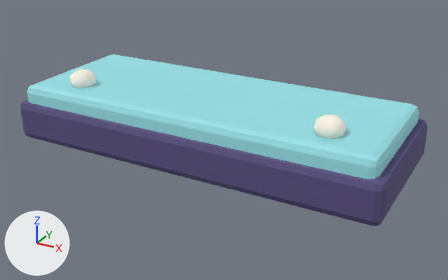
Before and after pictures for a commit that changed the glTF model assets/castle/pearl_kit/pearl_music_bar_4.glb.
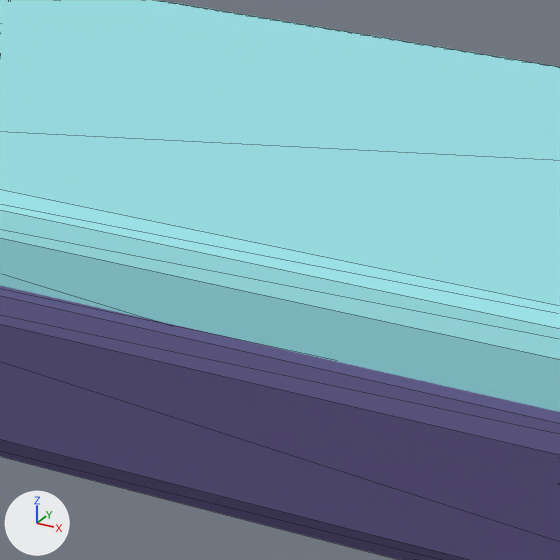
Each version is shown whole from a 50 mm lens placed at (4.96, -8.73, 4.36), pointed at (0.19, -0.06, 0.02), then close up on the part from 26% to 53% of the width and 22% to 65% of the height. The lights are fixed; the arrows at lower left show +X, +Y and +Z. The first two pictures are the older version. The close-ups show mesh edges as thin lines. Vertices at exactly the same position are counted once.

Names of what the first close-up shows: 'pearl_music_bar_4.001'.
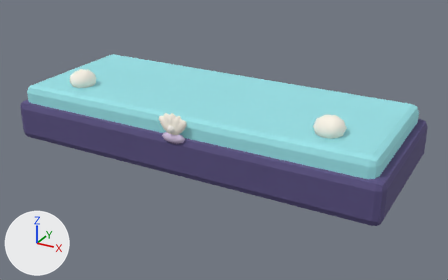
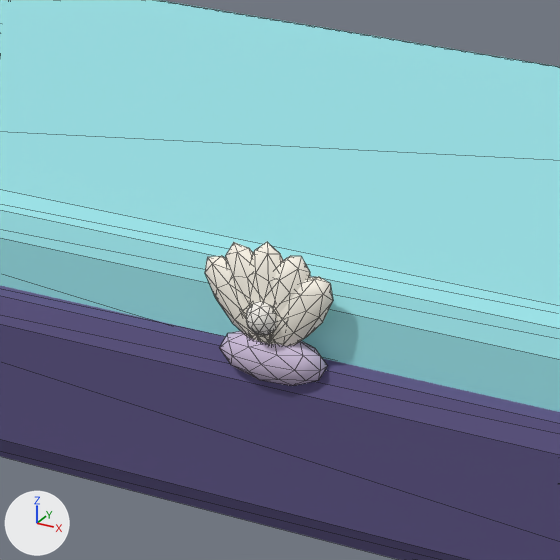
Scene script edits in JSON lines:
```json
{"op": "add", "block": "mat_mrc_pearl", "code": ["mat_mrc_pearl = principled_material('MRC_pearl')", "mat_mrc_pearl.base_color = (0.91, 0.88, 0.83)  # white #f5f1eb", "mat_mrc_pearl.roughness = 0.82"]}
{"op": "add", "block": "mat_mrc_lavender", "code": ["mat_mrc_lavender = principled_material('MRC_lavender')", "mat_mrc_lavender.base_color = (0.66, 0.55, 0.76)  # pale blue #d4c4e2", "mat_mrc_lavender.roughness = 0.82"]}
{"block": "me_cube_201", "where": "# used by ob_pearl_music_bar_4_001; location = (0.0, 0.0, 0.18)"}
{"op": "remove", "block": "me_cube_201", "code": "me_cube_201.from_pydata(...)  # 238 vertices, 456 faces; spans x -3.33..3.33, y -1.36..1.36, z -0.78..0.92"}
{"op": "add", "block": "me_cube_201", "code": "me_cube_201.from_pydata(...)  # 532 vertices, 1016 faces; spans x -3.33..3.33, y -1.45..1.36, z -0.78..0.92"}
{"block": "me_cube_201", "change": "me_cube_201 part 1: the loose piece of 42 vertices spanning x -1.19..1.19, y -0.24..1.08, z -0.78..0.06 is copied, and the copy is multiplied about its middle by the matrix ((0.052, 0.0, -0.391), (0.0, 0.066, 0.0), (0.057, 0.0, 0.352)), then moved by (-0.08, -1.77, 0.87), in mat_mrc_pearl_light (white #fff9ec); it spans x -0.25..0.09, y -1.4..-1.31, z 0.34..0.67"}
{"block": "me_cube_201", "change": "me_cube_201 part 2: the loose piece of 42 vertices spanning x -1.19..1.19, y -0.24..1.08, z -0.78..0.06 is copied, and the copy is multiplied about its middle by the matrix ((0.071, 0.0, -0.214), (0.0, 0.066, 0.0), (0.031, 0.0, 0.48)), then moved by (-0.04, -1.77, 0.89), in mat_mrc_pearl_light (white #fff9ec); it spans x -0.17..0.08, y -1.4..-1.31, z 0.32..0.73"}
{"block": "me_cube_201", "change": "me_cube_201 part 3: a new loose piece, an icosphere of 80 faces spanning x -0.092..0.092, y -1.395..-1.308, z 0.312..0.754, in mat_mrc_pearl_light (white #fff9ec)"}
{"block": "me_cube_201", "change": "me_cube_201 part 4: the loose piece of 42 vertices spanning x -1.19..1.19, y -0.24..1.08, z -0.78..0.06 is copied, and the copy is multiplied about its middle by the matrix ((0.071, 0.0, 0.214), (0.0, 0.066, 0.0), (-0.031, 0.0, 0.48)), then moved by (0.04, -1.77, 0.89), in mat_mrc_pearl_light (white #fff9ec); it spans x -0.08..0.17, y -1.4..-1.31, z 0.32..0.73"}
{"block": "me_cube_201", "change": "me_cube_201 part 5: the loose piece of 42 vertices spanning x -1.19..1.19, y -0.24..1.08, z -0.78..0.06 is copied, and the copy is multiplied about its middle by the matrix ((0.052, 0.0, 0.391), (0.0, 0.066, 0.0), (-0.057, 0.0, 0.352)), then moved by (0.08, -1.77, 0.87), in mat_mrc_pearl_light (white #fff9ec); it spans x -0.09..0.25, y -1.4..-1.31, z 0.35..0.66"}
{"block": "me_cube_201", "change": "me_cube_201 part 6: a new loose piece, an icosphere of 80 faces spanning x -0.2..0.2, y -1.41..-1.27, z 0.24..0.43, in mat_mrc_lavender (pale blue #d4c4e2)"}
{"block": "me_cube_201", "change": "me_cube_201 part 7: a new loose piece, an icosphere of 80 faces spanning x -0.06..0.06, y -1.45..-1.33, z 0.44..0.56, in mat_mrc_pearl (white #f5f1eb)"}
{"op": "add", "block": "me_cube_201", "code": "me_cube_201.materials.append(mat_mrc_lavender)  # pale blue #d4c4e2"}
{"op": "add", "block": "me_cube_201", "code": "me_cube_201.materials.append(mat_mrc_pearl)  # white #f5f1eb"}
```

What differs and where, as boxes (x1, y1, x2, y2) in the close-ups (560 x 560 px):
```json
{"part": 1, "of": "me_cube_201", "change": "added", "after": [205, 256, 264, 342]}
{"part": 2, "of": "me_cube_201", "change": "added", "after": [226, 242, 264, 342]}
{"part": 3, "of": "me_cube_201", "change": "added", "after": [251, 242, 283, 342]}
{"part": 4, "of": "me_cube_201", "change": "added", "after": [265, 256, 310, 344]}
{"part": 5, "of": "me_cube_201", "change": "added", "after": [264, 277, 333, 346]}
{"part": 6, "of": "me_cube_201", "change": "added", "after": [220, 331, 327, 386], "on screen": "pale blue"}
{"part": 7, "of": "me_cube_201", "change": "added", "after": [246, 302, 277, 335]}
```
